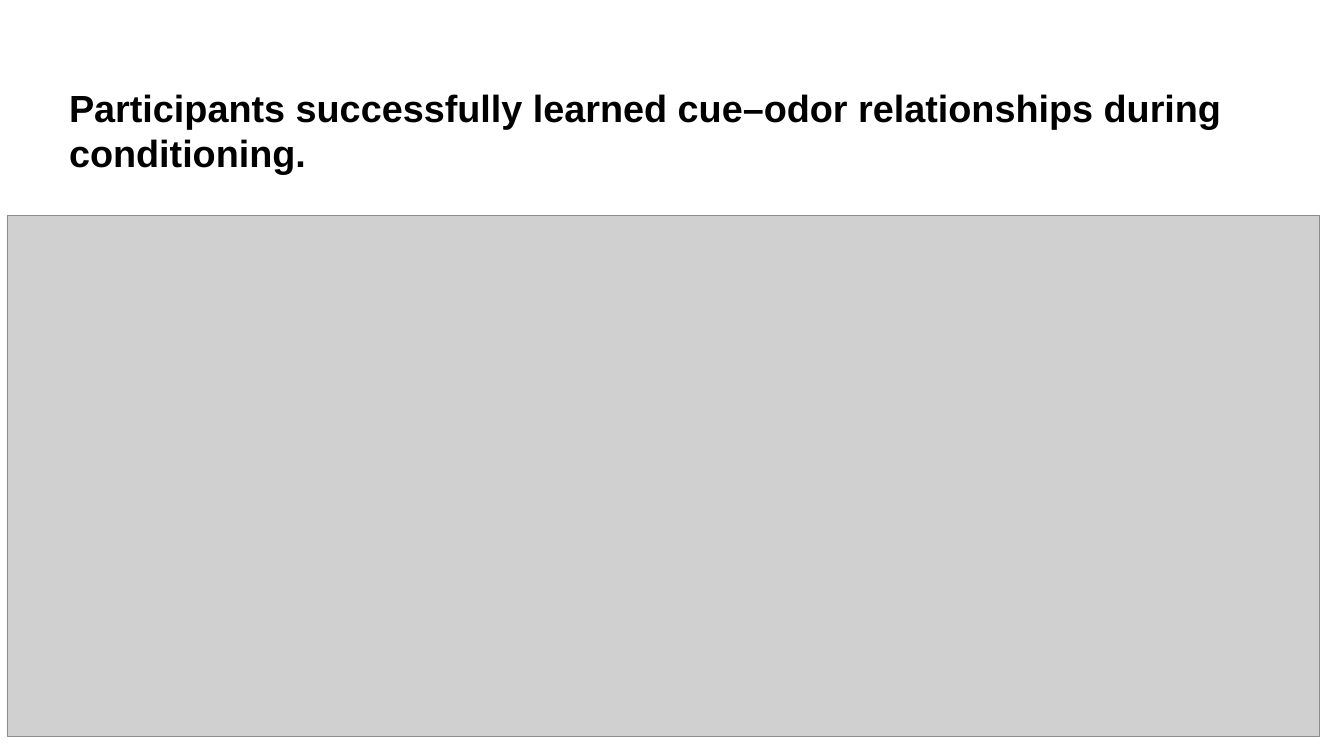
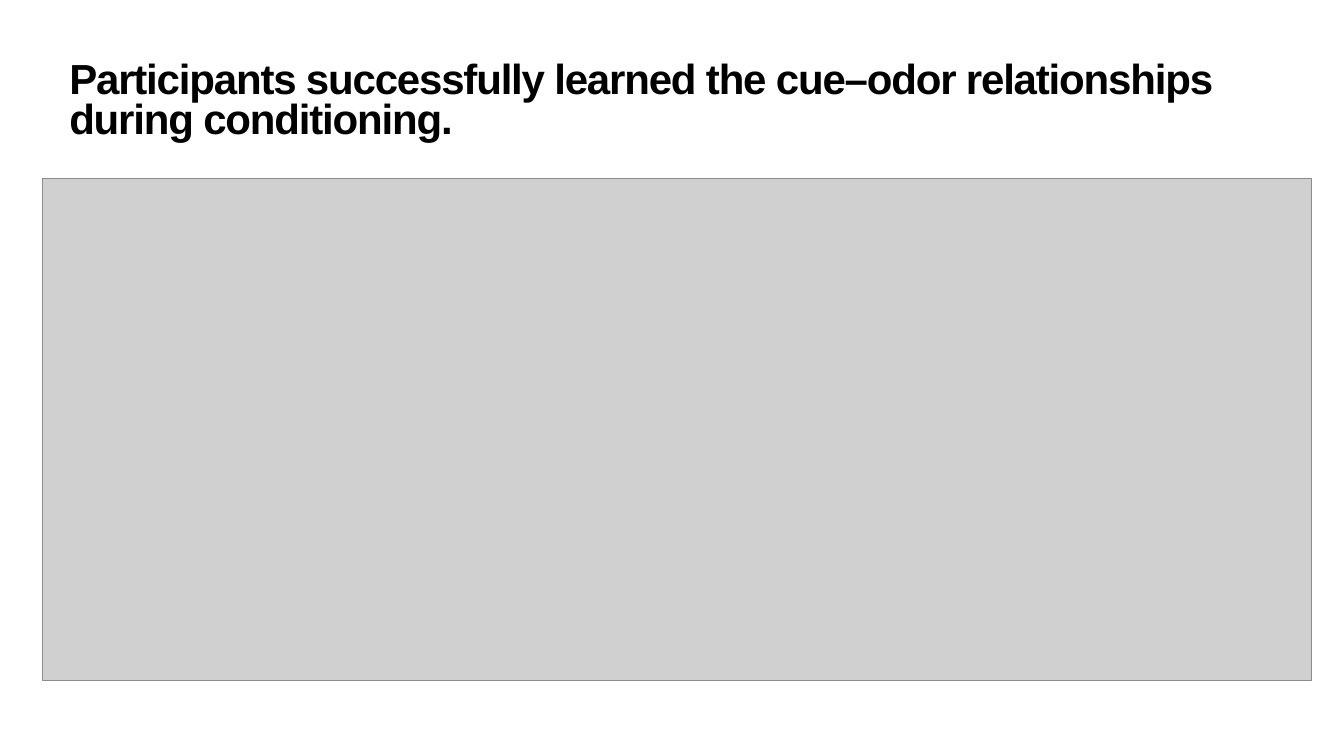
Before and after one commit to QingfangLiu/project-spcd, a slide deck: slide 12 of docs/Progress_branch_meeting.pptx. Drawn at 1344x756 pixels with LibreOffice and Linux fonts; fonts in the diff are those of the drawing; grey boxes stand for pictures. Boxes give left, top, right and bottom in pixels: in the first picture for what was removed or moved away, otherwise in the second. Text is boxed around its words. In the diff, an @@ line names an element or a change of style, - is before the commit and + after.

Commit message:
add png format for figure output and update branch meeting slides

```diff
--- a/docs/Progress_branch_meeting.pptx
+++ b/docs/Progress_branch_meeting.pptx
@@ title at (69, 63, 1213, 143): text changed; size 54 to 60 pt @@
-Participants successfully learned cue–odor relationships during conditioning.
+Participants successfully learned the cue–odor relationships during conditioning.
@@ picture: place and size @@
-picture at (8, 216, 1319, 736)
+picture at (43, 178, 1311, 680)
```
Also in this commit, not shown: 15 other slides changed, 1 slide added, 1 slide removed, 2 other files.
